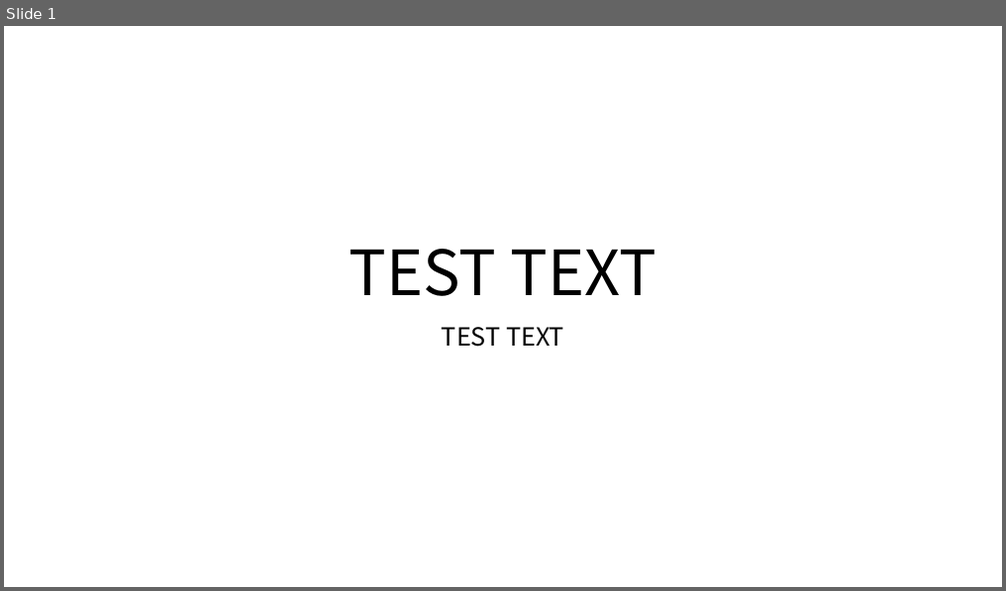
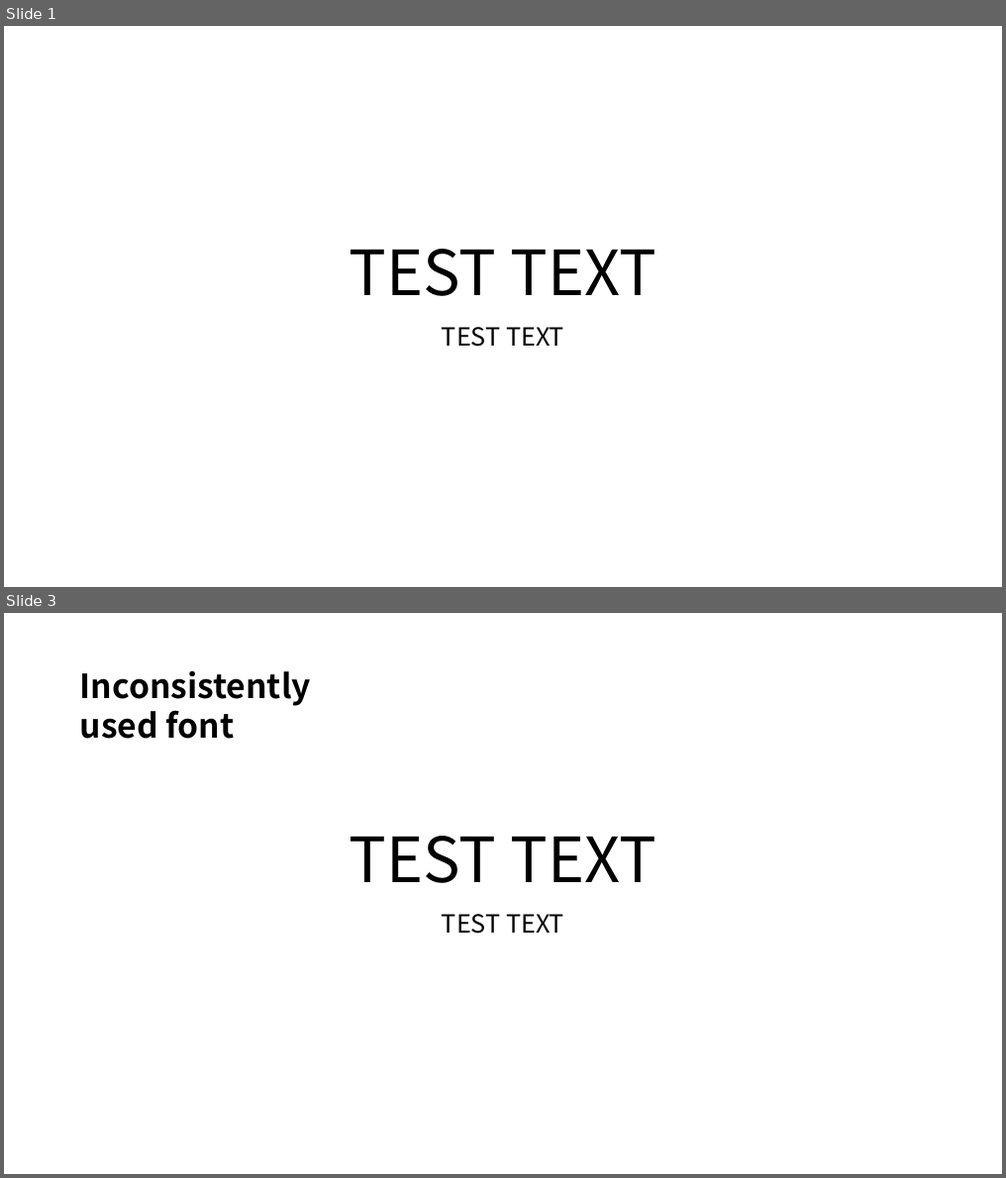
Before and after one commit to microsoft/mcp-dotnet-samples, a slide deck: ppt-font-fix/src/McpSamples.PptFontFix.HybridApp/test.pptx. Shown one above the other, each under a label of ours: slide 1 before the commit, slides 1 and 3 after it; the slides between them are not shown. The pictures are 1006x591 and 1006x1178 pixels, drawn with LibreOffice and Linux fonts; fonts in the diff are those of the drawing. Boxes give left, top, right and bottom in pixels: in the first picture for what was removed or moved away, otherwise in the second. Text is boxed around its words. In the diff, an @@ line names an element or a change of style, - is before the commit and + after.

Commit message:
feat(ppt-font-fix): Add AnalyzeFontsAsync in FontFixService for identify usage of fonts

```diff
--- a/ppt-font-fix/src/McpSamples.PptFontFix.HybridApp/test.pptx
+++ b/ppt-font-fix/src/McpSamples.PptFontFix.HybridApp/test.pptx
@@ slide 3 added at (4, 613, 1002, 1174), background #FFFFFF @@
@@ text added at (80, 670, 311, 739), 32 pt, text #000000, bold @@
+Inconsistently used font
@@ title added at (350, 836, 656, 883), 60 pt, text #000000 @@
+TEST TEXT
@@ subtitle added at (442, 914, 564, 934), 24 pt, text #000000 @@
+TEST TEXT
```
Also in this commit, not shown: 3 other slides added, 5 other files.
